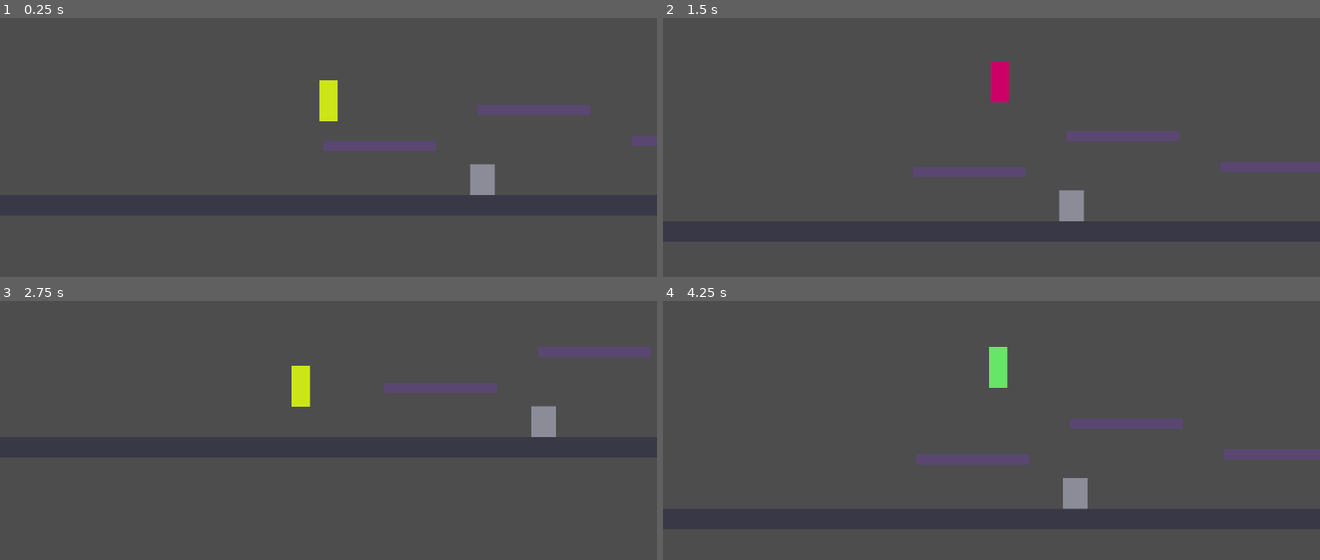
Above: before the commit, frames 1-4 (two rows, left to right).
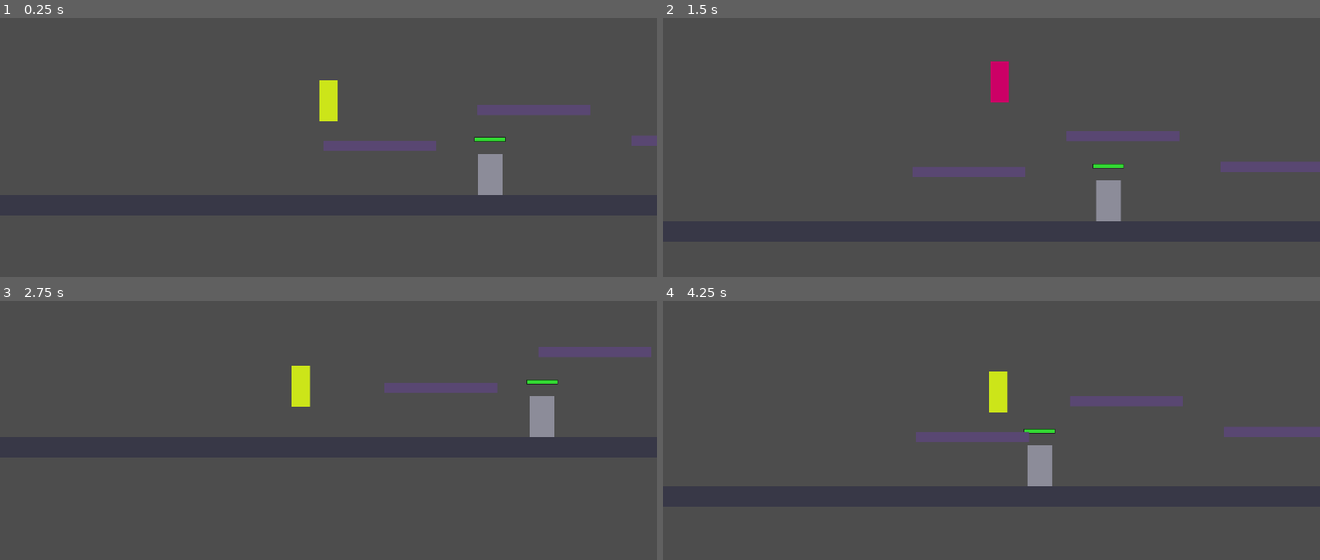
Above: after the commit, the same moments.

Repository: PeakDigitalMedia/ragnarok-invictus
Game: Godot game, scene res://scenes/test/test_level.tscn
The game is run twice, just before and just after one commit, with the same random seed, the same clock (stepped at 60 frames per second) and the same inputs.
Inputs (mouse positions are in pixels of both pictures, inside the frame that each line leads up to):
- Up to frame 1 (0.25 s): no input
- Up to frame 2 (1.5 s): move the mouse to (1136, 74) at 0.52 s; hold D (move_right) from 0.53 s (still down); tap J (attack_basic) at 0.6 s; click (1136, 74) at 0.67 s; tap Space (jump) at 0.77, 1.07 s; tap K (attack_power) at 0.8, 1.35 s; move the mouse to (860, 111) at 1.27 s
- Up to frame 3 (2.75 s): tap Space (jump) at 1.52, 1.82 s; tap C (dodge) at 1.55, 2.1 s; move the mouse to (outside the picture) at 2.02 s; release D (move_right) at 2.03 s; hold A (move_left) from 2.03 s (still down); hold Shift (run) from 2.03 s (still down)
- Up to frame 4 (4.25 s): move the mouse to (958, 448) at 2.77 s; release A (move_left) at 2.78 s; release Shift (run) at 2.78 s; hold D (move_right) from 2.78 s (still down); tap Shift (run) at 2.85 s; click (958, 448) at 2.92 s; tap Space (jump) at 3.02, 3.05, 3.32, 3.6, 3.77, 4.07 s; move the mouse to (1188, 430) at 3.52 s; tap J (attack_basic) at 3.8 s

The runs differ from the first frame. In frame 1, 0.5% of the frame differs, in the area x 71-77%, y 45-69%; in frame 2, 1.2%; in frame 3, 0.3%; in frame 4, 5.6%, in the area x 38-100%, y 17-81%.

Commit message:
Add enemy patrol movement and death; fix variable shadowing warnings
- Convert TestDummy from StaticBody2D to CharacterBody2D with gravity
- Patrol back and forth; flip on wall contact to avoid getting stuck
- Enemies delete themselves on death instead of resetting health
- Rename shadowed variable 'duplicate' -> 'is_duplicate' in input_setup.gd
- Rename shadowed param '_facing_right' -> '_facing_right_param' in player_base.gd

Co-Authored-By: Claude Sonnet 4.6 <noreply@anthropic.com>

Diff:
--- a/scenes/test/test_dummy.tscn
+++ b/scenes/test/test_dummy.tscn
@@ -9,7 +9,7 @@
 [sub_resource type="RectangleShape2D" id="RectangleShape2D_hb"]
 size = Vector2(48, 80)
 
-[node name="TestDummy" type="StaticBody2D"]
+[node name="TestDummy" type="CharacterBody2D"]
 script = ExtResource("1_dummy")
 
 [node name="CollisionShape2D" type="CollisionShape2D" parent="."]
--- a/src/autoload/input_setup.gd
+++ b/src/autoload/input_setup.gd
@@ -1,23 +1,63 @@
 extends Node
 
-# Registers all input actions in code so the Input Map doesn't need manual setup.
-# Add gamepad events here later alongside the keyboard ones.
+# Keyboard + Xbox controller bindings registered in code.
+# JOY_BUTTON_* and JOY_AXIS_* constants follow Godot's SDL2 mapping,
+# which matches Xbox layout correctly on Windows via XInput/Bluetooth.
+#
+# Xbox mapping reference:
+#   A=0  B=1  X=2  Y=3
+#   LB=9  RB=10  LT=axis4  RT=axis5
+#   Left stick: axis0 (H), axis1 (V)
 
 func _ready() -> void:
-	_register("move_left",    [KEY_A, KEY_LEFT])
-	_register("move_right",   [KEY_D, KEY_RIGHT])
-	_register("jump",         [KEY_SPACE, KEY_W, KEY_UP])
-	_register("run",          [KEY_SHIFT])
-	_register("dodge",        [KEY_C])
-	_register("attack_basic", [KEY_J])
-	_register("attack_power", [KEY_K])
+	_add("move_left",    keys([KEY_A, KEY_LEFT]))
+	_add("move_left",    axis(JOY_AXIS_LEFT_X, -1))
+	_add("move_right",   keys([KEY_D, KEY_RIGHT]))
+	_add("move_right",   axis(JOY_AXIS_LEFT_X, 1))
+	_add("jump",         keys([KEY_SPACE, KEY_W, KEY_UP]))
+	_add("jump",         button(JOY_BUTTON_A))
+	_add("run",          keys([KEY_SHIFT]))
+	_add("run",          button(JOY_BUTTON_LEFT_STICK))
+	_add("dodge",        keys([KEY_C]))
+	_add("dodge",        button(JOY_BUTTON_B))
+	_add("attack_basic", keys([KEY_J]))
+	_add("attack_basic", button(JOY_BUTTON_X))
+	_add("attack_power", keys([KEY_K]))
+	_add("attack_power", button(JOY_BUTTON_Y))
 
-func _register(action: String, keys: Array[Key]) -> void:
+
+func _add(action: String, events: Array) -> void:
 	if not InputMap.has_action(action):
 		InputMap.add_action(action)
-	if not InputMap.action_get_events(action).is_empty():
-		return
-	for key: Key in keys:
-		var event := InputEventKey.new()
-		event.keycode = key
-		InputMap.action_add_event(action, event)
+	var existing := InputMap.action_get_events(action)
+	for e in events:
+		# Skip if an event of the same type and value is already registered
+		var is_duplicate := false
+		for ex in existing:
+			if e.get_class() == ex.get_class() and e.as_text() == ex.as_text():
+				is_duplicate = true
+				break
+		if not is_duplicate:
+			InputMap.action_add_event(action, e)
+
+
+func keys(keycodes: Array[Key]) -> Array:
+	var out: Array = []
+	for k in keycodes:
+		var e := InputEventKey.new()
+		e.keycode = k
+		out.append(e)
+	return out
+
+
+func button(btn: JoyButton) -> Array:
+	var e := InputEventJoypadButton.new()
+	e.button_index = btn
+	return [e]
+
+
+func axis(ax: JoyAxis, direction: int) -> Array:
+	var e := InputEventJoypadMotion.new()
+	e.axis = ax
+	e.axis_value = direction * 0.5
+	return [e]
--- a/src/combat/test_dummy.gd
+++ b/src/combat/test_dummy.gd
@@ -1,13 +1,45 @@
 class_name TestDummy
-extends StaticBody2D
+extends CharacterBody2D
 
 const MAX_HEALTH := 100.0
 const FLASH_DURATION := 0.12
 
+const BAR_WIDTH := 60.0
+const BAR_HEIGHT := 8.0
+const BAR_POS := Vector2(-30.0, -72.0)
+
+const PATROL_SPEED := 60.0
+const PATROL_DISTANCE := 80.0
+const GRAVITY := 900.0
+
 var health := MAX_HEALTH
 var _flash_timer: float = 0.0
+var _patrol_origin: float = 0.0
+var _patrol_dir: float = 1.0
 
 @onready var _visual: Polygon2D = $Visual
+
+func _ready() -> void:
+	_patrol_origin = global_position.x
+
+func _physics_process(delta: float) -> void:
+	if not is_on_floor():
+		velocity.y += GRAVITY * delta
+	else:
+		velocity.y = 0.0
+
+	velocity.x = PATROL_SPEED * _patrol_dir
+
+	var dist := global_position.x - _patrol_origin
+	if dist >= PATROL_DISTANCE and _patrol_dir > 0.0:
+		_patrol_dir = -1.0
+	elif dist <= -PATROL_DISTANCE and _patrol_dir < 0.0:
+		_patrol_dir = 1.0
+
+	_visual.scale.x = _patrol_dir
+	move_and_slide()
+	if is_on_wall():
+		_patrol_dir *= -1.0
 
 func _process(delta: float) -> void:
 	if _flash_timer > 0.0:
@@ -16,10 +48,16 @@
 			_visual.color = Color(0.55, 0.55, 0.6, 1)
 
 func take_damage(amount: float) -> void:
-	health -= amount
-	print("Hit! dmg=%.0f  hp=%.0f/%.0f" % [amount, health, MAX_HEALTH])
+	health = maxf(health - amount, 0.0)
 	_visual.color = Color(1.0, 0.15, 0.15, 1)
 	_flash_timer = FLASH_DURATION
+	queue_redraw()
 	if health <= 0.0:
-		print("Dummy down — resetting.")
-		health = MAX_HEALTH
+		queue_free()
+
+func _draw() -> void:
+	var fill := health / MAX_HEALTH
+	draw_rect(Rect2(BAR_POS, Vector2(BAR_WIDTH, BAR_HEIGHT)), Color(0.15, 0.15, 0.15, 0.85))
+	var fill_color := Color(0.2, 0.85, 0.2) if fill > 0.5 else (Color(0.9, 0.75, 0.1) if fill > 0.25 else Color(0.9, 0.15, 0.15))
+	draw_rect(Rect2(BAR_POS, Vector2(BAR_WIDTH * fill, BAR_HEIGHT)), fill_color)
+	draw_rect(Rect2(BAR_POS, Vector2(BAR_WIDTH, BAR_HEIGHT)), Color(0, 0, 0, 0.8), false, 1.0)
--- a/src/player/player_base.gd
+++ b/src/player/player_base.gd
@@ -10,6 +10,7 @@
 @export var walk_speed: float = 220.0
 @export var run_speed: float = 380.0
 @export var jump_velocity: float = -560.0
+@export var double_jump_velocity: float = -480.0
 @export var dodge_speed: float = 620.0
 @export var dodge_duration: float = 0.18
 @export var coyote_time: float = 0.1
@@ -63,6 +64,7 @@
 var _jump_buffer_timer: float = 0.0
 var _stamina_regen_timer: float = 0.0
 var _hurt_timer: float = 0.0
+var _jumps_remaining: int = 0
 
 var _gravity: float = ProjectSettings.get_setting("physics/2d/default_gravity")
 
@@ -128,6 +130,7 @@
 		return
 	if is_on_floor():
 		_coyote_timer = coyote_time
+		_jumps_remaining = 1
 	else:
 		_coyote_timer -= delta
 
@@ -137,9 +140,16 @@
 		_jump_buffer_timer -= delta
 
 	if _jump_buffer_timer > 0.0 and _coyote_timer > 0.0:
+		# First jump (ground or coyote)
 		velocity.y = jump_velocity
 		_coyote_timer = 0.0
 		_jump_buffer_timer = 0.0
+		_jumps_remaining = 1
+		_set_state(State.JUMP)
+	elif Input.is_action_just_pressed("jump") and _jumps_remaining > 0 and not is_on_floor() and velocity.y < 0.0:
+		# Double jump
+		velocity.y = double_jump_velocity
+		_jumps_remaining -= 1
 		_set_state(State.JUMP)
 
 	if not is_on_floor():
@@ -251,7 +261,7 @@
 func _on_state_changed(_new_state: State) -> void:
 	pass
 
-func _on_facing_changed(_facing_right: bool) -> void:
+func _on_facing_changed(_facing_right_param: bool) -> void:
 	pass
 
 ## Drive the character's AnimationPlayer or AnimationTree.
Not shown: 1 places in scenes/test/test_dummy.tscn that only renumber resources
